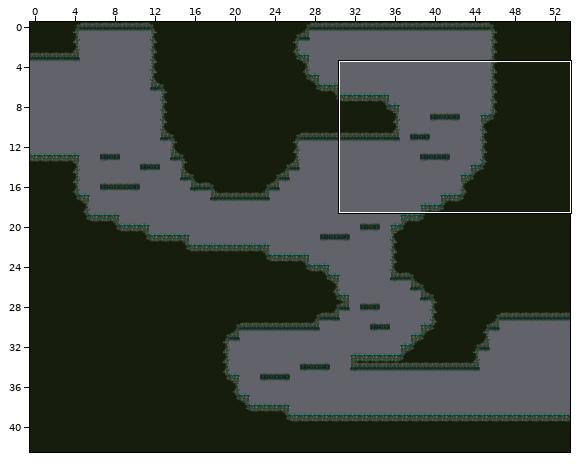
Two states of a Tiled map, assets/maps/MapLvl3ZonaPuzzle3.tmx. The picture above shows the old version from afar; the outline marks the close-up.
Close-up. As it was:
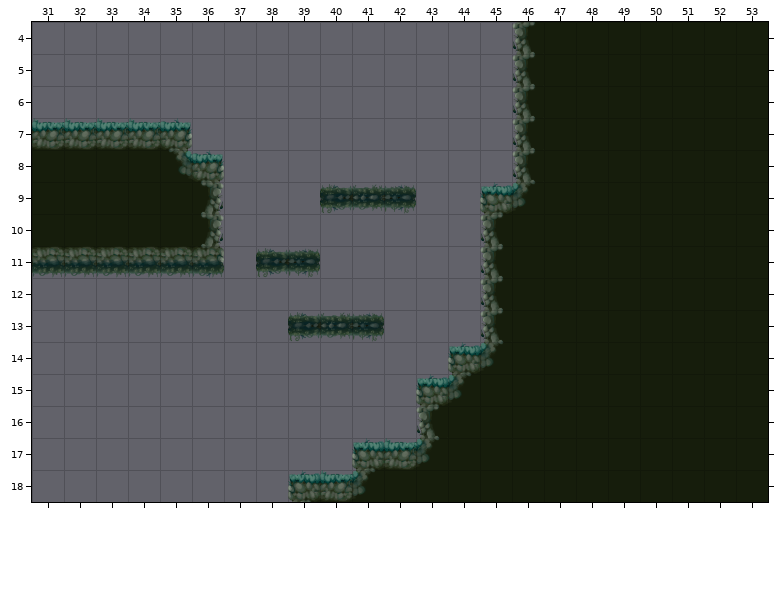
Cells are 64x64 px. Shown: x 31..53, y 4..18. Not drawn, because the pictures are missing: unchanged layer "Background".
Now the later version:
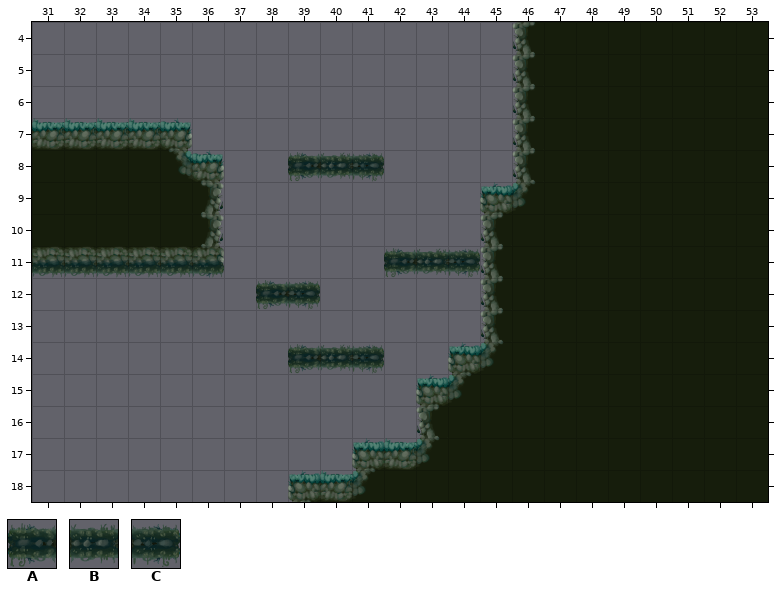
Key: from "TilesetNivel3": A 34, B 35, C 36.
_ is an empty cell.
The edit:
{"where": "layer \"Map\""}
{"y":8,"x":39,"old":"___","new":"ABC"}
{"y":9,"x":40,"old":"ABC","new":"___"}
{"y":11,"x":38,"old":"AC","new":"__"}
{"y":11,"x":42,"old":"___","new":"ABC"}
{"y":12,"x":38,"old":"__","new":"AC"}
{"y":13,"x":39,"old":"ABC","new":"___"}
{"y":14,"x":39,"old":"___","new":"ABC"}
{"label":"changed","picture_box":[288,152,416,214]}
{"label":"changed","picture_box":[256,248,384,374]}
{"label":"added","picture_box":[384,248,480,278]}
